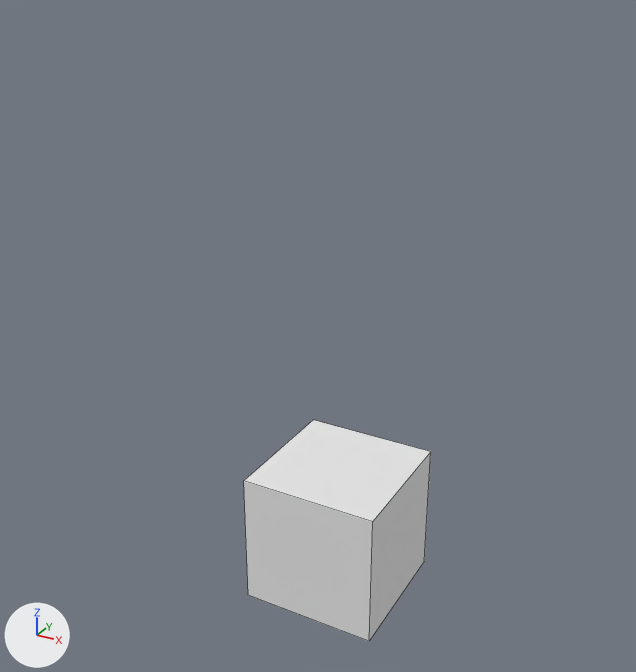
The Blender file Source/Blender Models/Mushroom.blend as it was, and as the next commit left it.
Rendered twice from a camera (50 mm lens) standing at (4.98, -9.71, 7.82) and looking at (-0.3, -0.12, 3.02). Arrows for +X, +Y and +Z are at lower left; the lights stay in place. Mesh edges are drawn as thin lines.
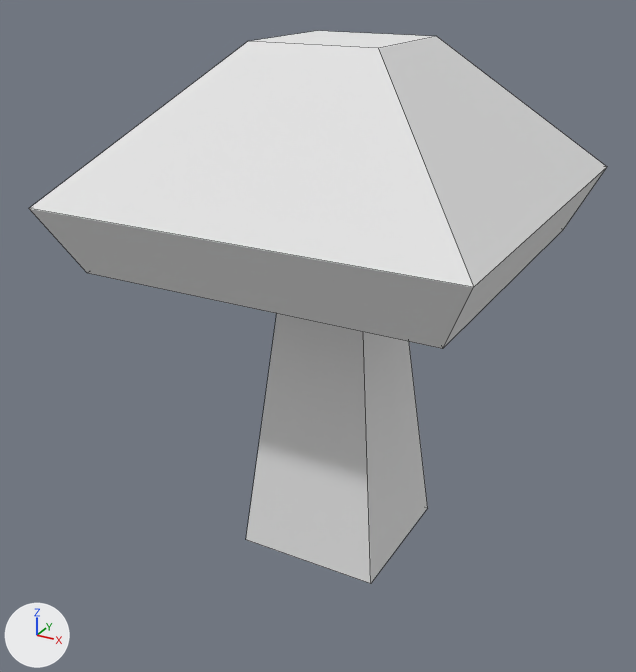
Boxes (x1, y1, x2, y2) around the edits, measured in the pictures (636 x 672 px):
```json
{"object": "Cube", "change": "reshaped, moved", "before": [244, 420, 431, 641], "after": [29, 31, 607, 584], "on screen": "208% wider, 150% taller"}
```

Edits to the scene script, one JSON object a line:
```json
{"block": "me_cube", "where": "# used by ob_cube; location = (0.0, 0.0, 0.0)"}
{"op": "remove", "block": "me_cube", "code": "me_cube.from_pydata(...)  # 8 vertices, 6 faces; spans x -1.0..1.0, y -1.0..1.0, z -1.0..1.0"}
{"op": "add", "block": "me_cube", "code": "me_cube.from_pydata(...)  # 32 vertices, 30 faces; spans x -2.67..2.67, y -2.67..2.67, z -1.0..5.86"}
{"block": "me_cube", "change": "me_cube part 1"}
{"block": "me_cube", "change": "4 vertices are removed from x -1.0..1.0, y -1.0..1.0, z 1.0"}
{"block": "me_cube", "change": "5 faces are deleted"}
{"block": "me_cube", "change": "22 vertices are added at x -2.67..2.67, y -2.67..2.67, z 3.26..5.86"}
{"block": "me_cube", "change": "6 new vertices lie (0.84, 0.0, 0.0) away from vertices in x -0.42, y -0.42..0.42, z 4.37..5.02"}
{"block": "me_cube", "change": "29 new faces join them"}
{"op": "set", "path": "ob_cube.location", "old": "(0.0, 0.0, 0.0)", "new": "(0.0, 0.0, 1.0)"}
```
